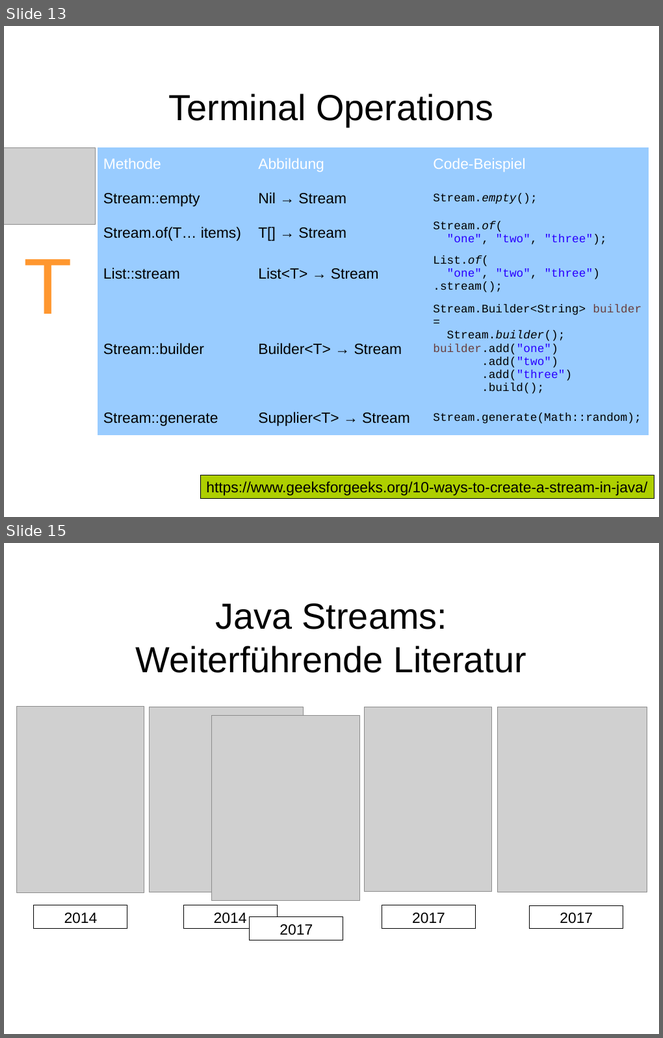
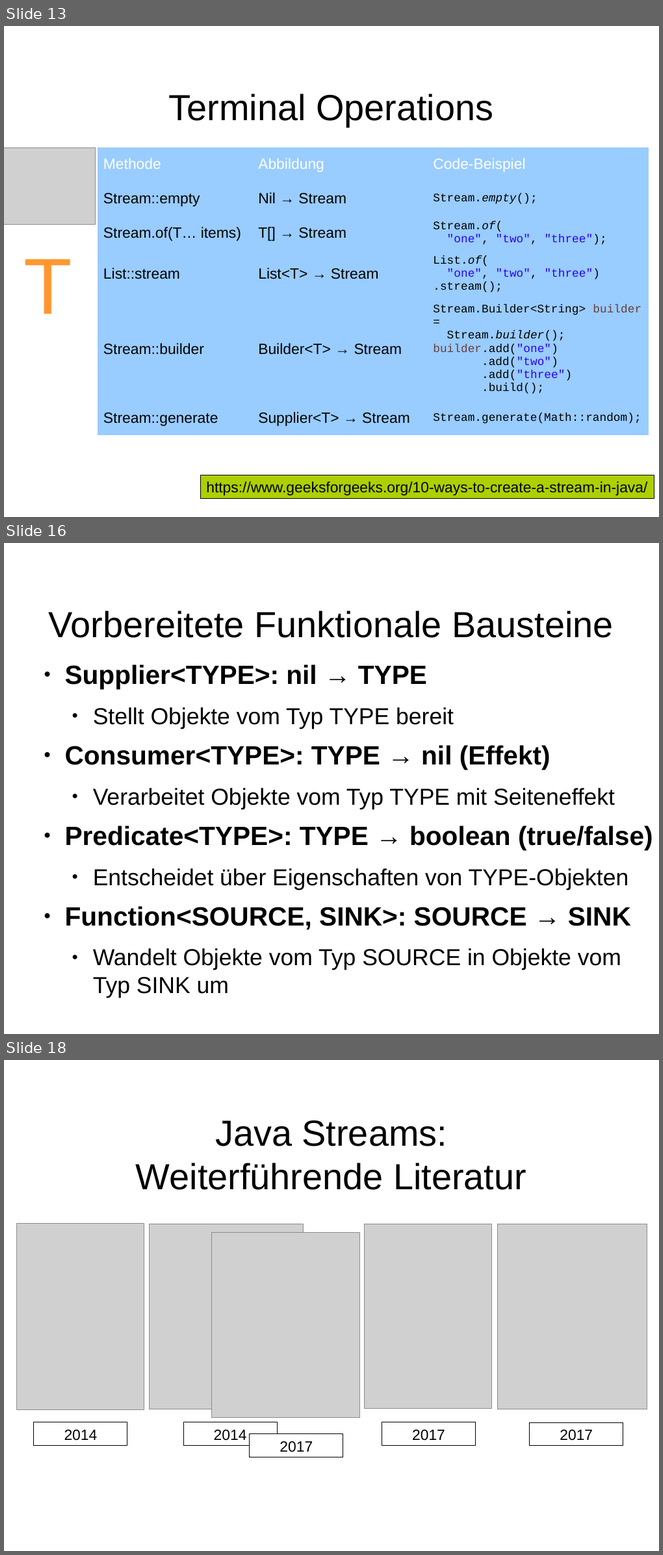
Before and after one commit to dlindner/vorlesung-se2-dhbw, a slide deck: added_2020/Java Streams API.odp. Shown one above the other, each under a label of ours: slides 13 and 15 before the commit, slides 13, 16 and 18 after it; the slides between them are not shown. The pictures are 663x1038 and 663x1555 pixels, drawn with LibreOffice and Linux fonts; fonts in the diff are those of the drawing; grey boxes stand for pictures; background and template pictures are left out. Boxes give left, top, right and bottom in pixels: in the first picture for what was removed or moved away, otherwise in the second. Text is boxed around its words. In the diff, an @@ line names an element or a change of style, - is before the commit and + after.

Commit message:
Funktionale Bausteine

```diff
--- a/added_2020/Java Streams API.odp
+++ b/added_2020/Java Streams API.odp
@@ slide 16 added at bbox=[4, 543, 659, 1034], background picture (left out) @@
@@ title added at bbox=[49, 611, 613, 638], 44 pt, text #000000 @@
+Vorbereitete Funktionale Bausteine
@@ text added at bbox=[65, 665, 653, 998], 28 pt, text #000000 @@
+● Supplier<TYPE>: nil → TYPE
+  ● Stellt Objekte vom Typ TYPE bereit
+● Consumer<TYPE>: TYPE → nil (Effekt)
+  ● Verarbeitet Objekte vom Typ TYPE mit Seiteneffekt
+● Predicate<TYPE>: TYPE → boolean (true/false)
+  ● Entscheidet über Eigenschaften von TYPE-Objekten
+● Function<SOURCE, SINK>: SOURCE → SINK
+  ● Wandelt Objekte vom Typ SOURCE in Objekte vom Typ SINK um
@@ what was slide 15 is now slide 18 @@
```
Also in this commit, not shown: 2 other slides added.
